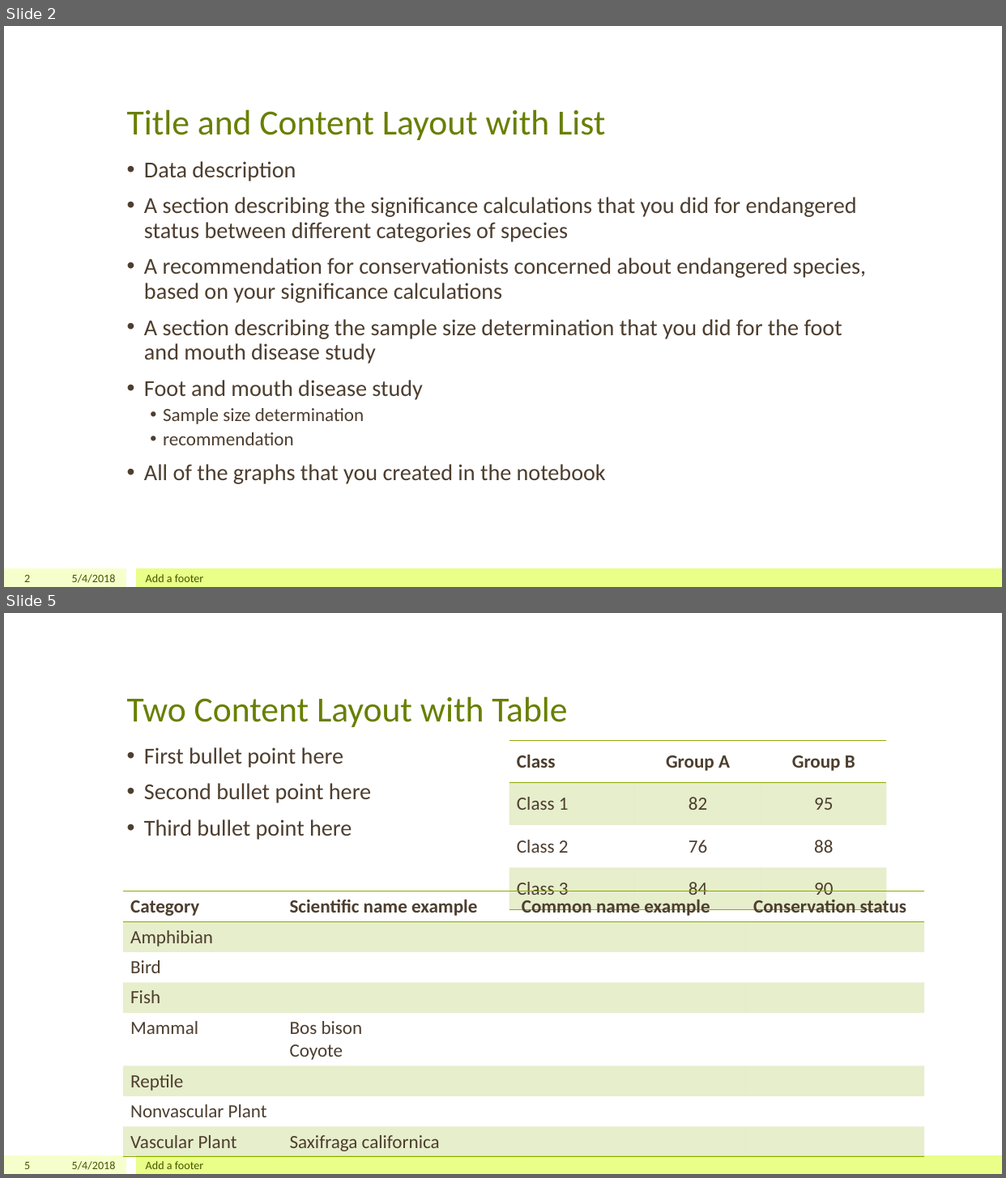
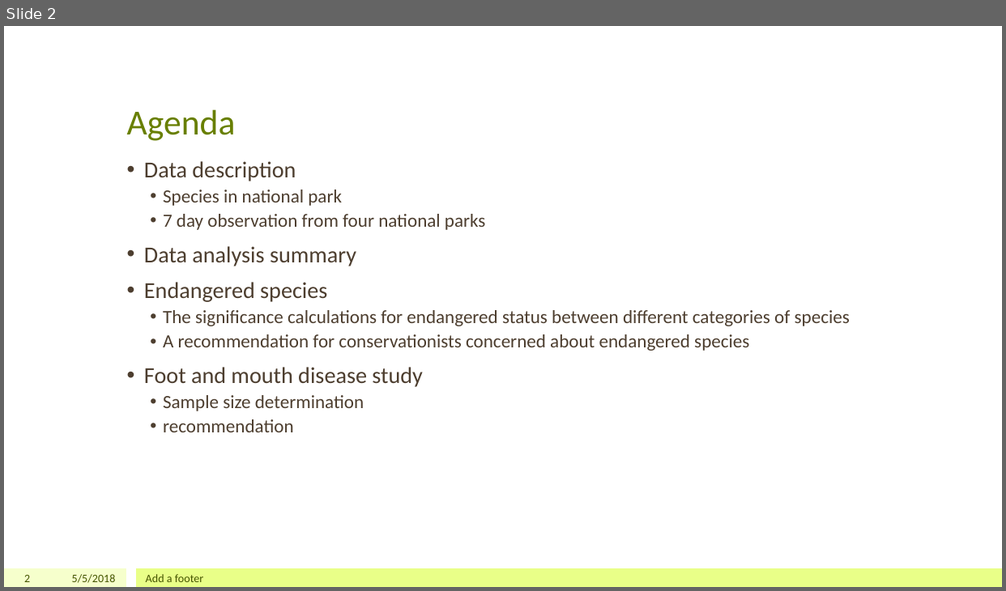
Before and after one commit to iamchristinelee/codeacademy, a slide deck: DataScience/Capstone/biodiversity.pptx. Shown one above the other, each under a label of ours: slides 2 and 5 before the commit, slide 2 after it; the slides between them are not shown. The pictures are 1006x1178 and 1006x591 pixels, drawn with LibreOffice and Linux fonts; fonts in the diff are those of the drawing. Boxes give left, top, right and bottom in pixels: in the first picture for what was removed or moved away, otherwise in the second. Text is boxed around its words. In the diff, an @@ line names an element or a change of style, - is before the commit and + after.

```diff
--- a/DataScience/Capstone/biodiversity.pptx
+++ b/DataScience/Capstone/biodiversity.pptx
@@ slide 5 removed at (4, 613, 1002, 1174), background #FFFFFF; not listed: 2 template elements that a slide beside it also shows @@
@@ title removed at (127, 696, 567, 727) @@
-Two Content Layout with Table
@@ text removed at (144, 747, 371, 840) @@
-• First bullet point here
-• Second bullet point here
-• Third bullet point here
@@ table removed at (509, 740, 887, 910), 4 rows, 3 columns @@
-Class | Group A | Group B
-Class 1 | 82 | 95
-Class 2 | 76 | 88
-Class 3 | 84 | 90
@@ table removed at (123, 892, 925, 1155), 8 rows, 4 columns @@
-Category | Scientific name example | Common name example | Conservation status
-Amphibian |  |  | 
-Bird |  |  | 
-Fish |  |  | 
-Mammal | Bos bison / Coyote |  | 
-Reptile |  |  | 
-Nonvascular Plant |  |  | 
-Vascular Plant | Saxifraga californica |  | 
@@ page number removed at (24, 1162, 30, 1169) @@
-5
@@ text removed at (72, 1161, 116, 1170) @@
-5/4/2018
@@ text removed at (146, 1161, 203, 1169) @@
-Add a footer
@@ slide 2 changed as well @@
@@ title at (127, 109, 236, 141): text changed @@
-Title and Content Layout with List
+Agenda
@@ text at (144, 190, 850, 351): text changed; size 22 to 18 pt @@
-• A section describing the significance calculations that you did for endangered status between different categories of species
-• A recommendation for conservationists concerned about endangered species, based on your significance calculations
-• A section describing the sample size determination that you did for the foot and mouth disease study
+  • Species in national park
+  • 7 day observation from four national parks
+• Data analysis summary
+• Endangered species
+  • The significance calculations for endangered status between different categories of species
+  • A recommendation for conservationists concerned about endangered species
@@ text at (144, 464, 606, 484): paragraph removed @@
-• All of the graphs that you created in the notebook
@@ text at (72, 574, 116, 583): text changed @@
-5/4/2018
+5/5/2018
```
Also in this commit, not shown: 3 other slides changed, 6 slides added, 9 other slides removed, 3 other files.
